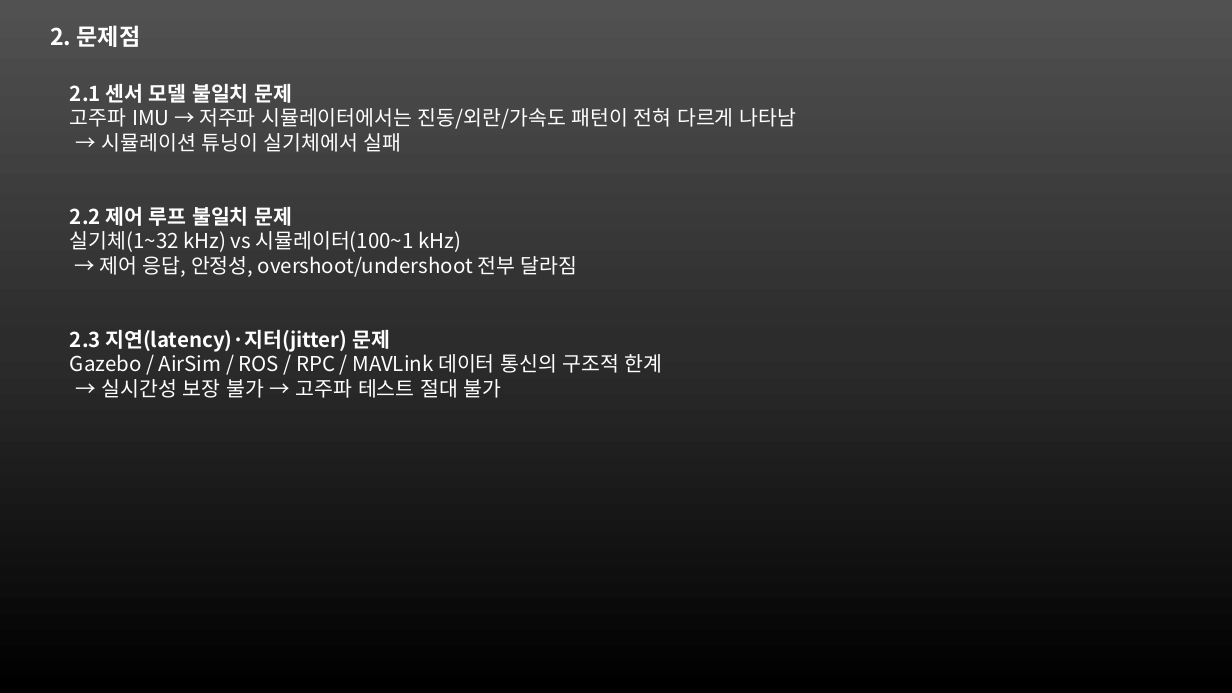
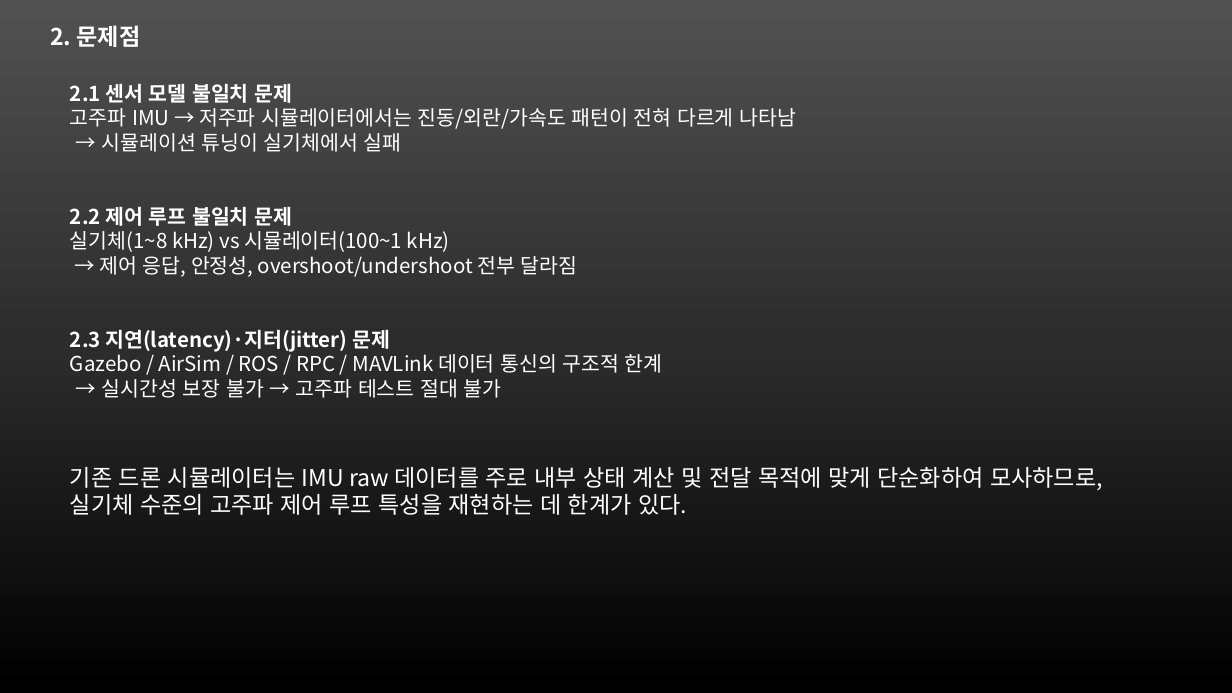
Before and after one commit to noztosky/sim25, a slide deck: slide 7 of x_memory/docs2/논문연구I-발표자료.pptx. Drawn at 1232x693 pixels with LibreOffice and Linux fonts; fonts in the diff are those of the drawing. Boxes give left, top, right and bottom in pixels: in the first picture for what was removed or moved away, otherwise in the second. Text is boxed around its words. In the diff, an @@ line names an element or a change of style, - is before the commit and + after.

Commit message:
논문업데이트

```diff
--- a/x_memory/docs2/논문연구I-발표자료.pptx
+++ b/x_memory/docs2/논문연구I-발표자료.pptx
@@ text at [70,231,578,277]: text changed @@
-실기체(1~32 kHz) vs 시뮬레이터(100~1 kHz)
-→ 제어 응답, 안정성, overshoot/undershoot 전부 달라짐
+실기체(1~8 kHz) vs 시뮬레이터(100~1 kHz)
+→ 제어 응답, 안정성, overshoot/undershoot 전부 달라짐
@@ text added at [70,467,1103,515], 18 pt, text #FFFFFF @@
+기존 드론 시뮬레이터는 IMU raw 데이터를 주로 내부 상태 계산 및 전달 목적에 맞게 단순화하여 모사하므로, 실기체 수준의 고주파 제어 루프 특성을 재현하는 데 한계가 있다.
```
Also in this commit, not shown: 3 other slides changed, 1 slide added.
